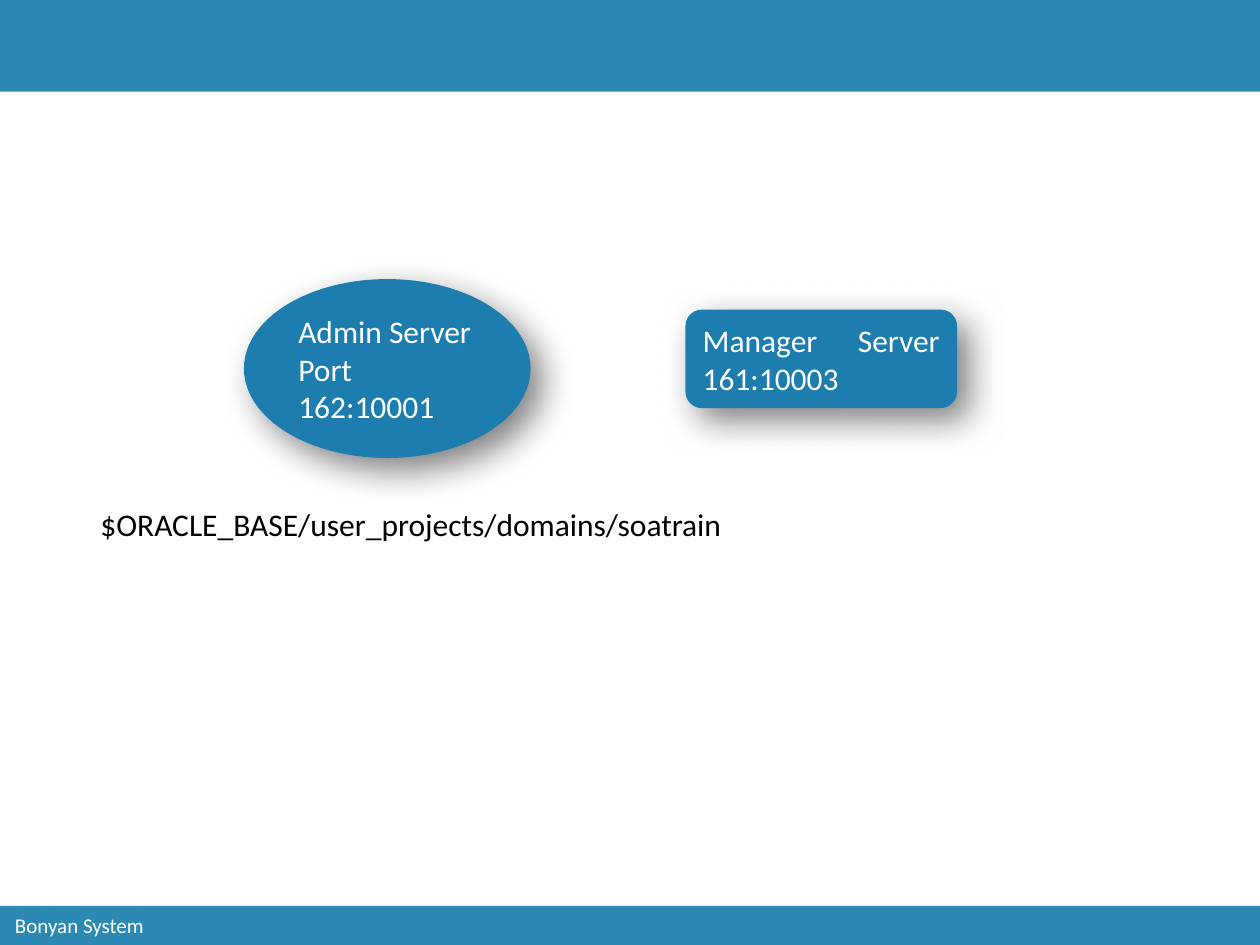
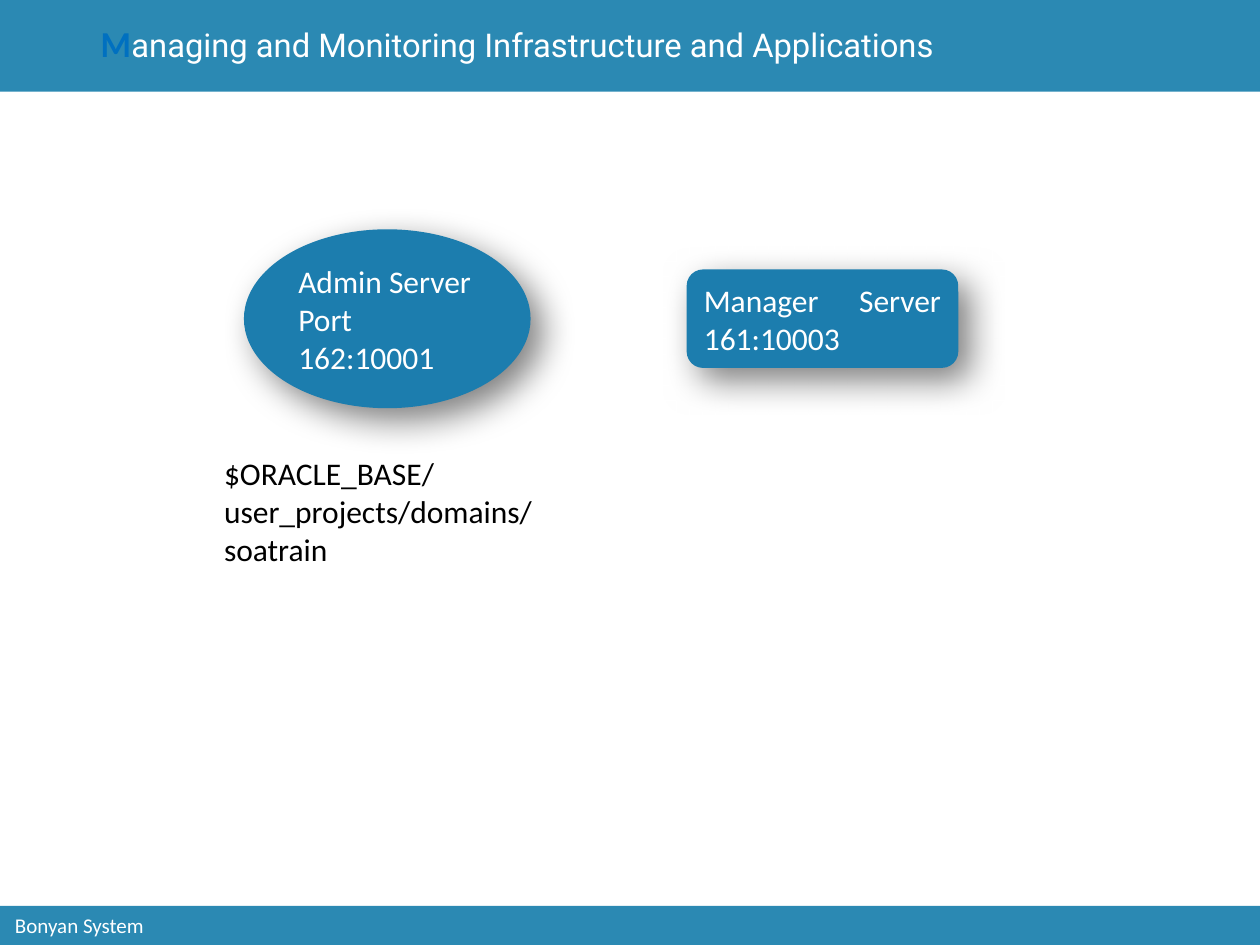
Before and after one commit to catcry/soaTraining, a slide deck: slide 20 of Presentation/soaTrainingPresentation.pptx. Drawn at 1260x945 pixels with LibreOffice and Linux fonts; fonts in the diff are those of the drawing; background and template pictures are left out. Boxes give left, top, right and bottom in pixels: in the first picture for what was removed or moved away, otherwise in the second. Text is boxed around its words. In the diff, an @@ line names an element or a change of style, - is before the commit and + after.

```diff
--- a/Presentation/soaTrainingPresentation.pptx
+++ b/Presentation/soaTrainingPresentation.pptx
@@ title added at [100,32,933,64], 18.8 pt, text #FFFFFF @@
+Managing and Monitoring Infrastructure and Applications
@@ ellipse "Admin Server": place and size @@
-ellipse "Admin Server" at [244,280,532,459]
+ellipse "Admin Server" at [244,229,532,408]
@@ rounded rectangle "Manager Server 161:10003": place and size @@
-rounded rectangle "Manager Server 161:10003" at [685,310,958,408]
+rounded rectangle "Manager Server 161:10003" at [687,270,959,368]
@@ text "$ORACLE_BASE/user_projects/domains/soatrain" rewrapped from [100,514,721,542] to [224,463,532,562] @@
```
Also in this commit, not shown: 2 other slides changed, 4 slides added.
